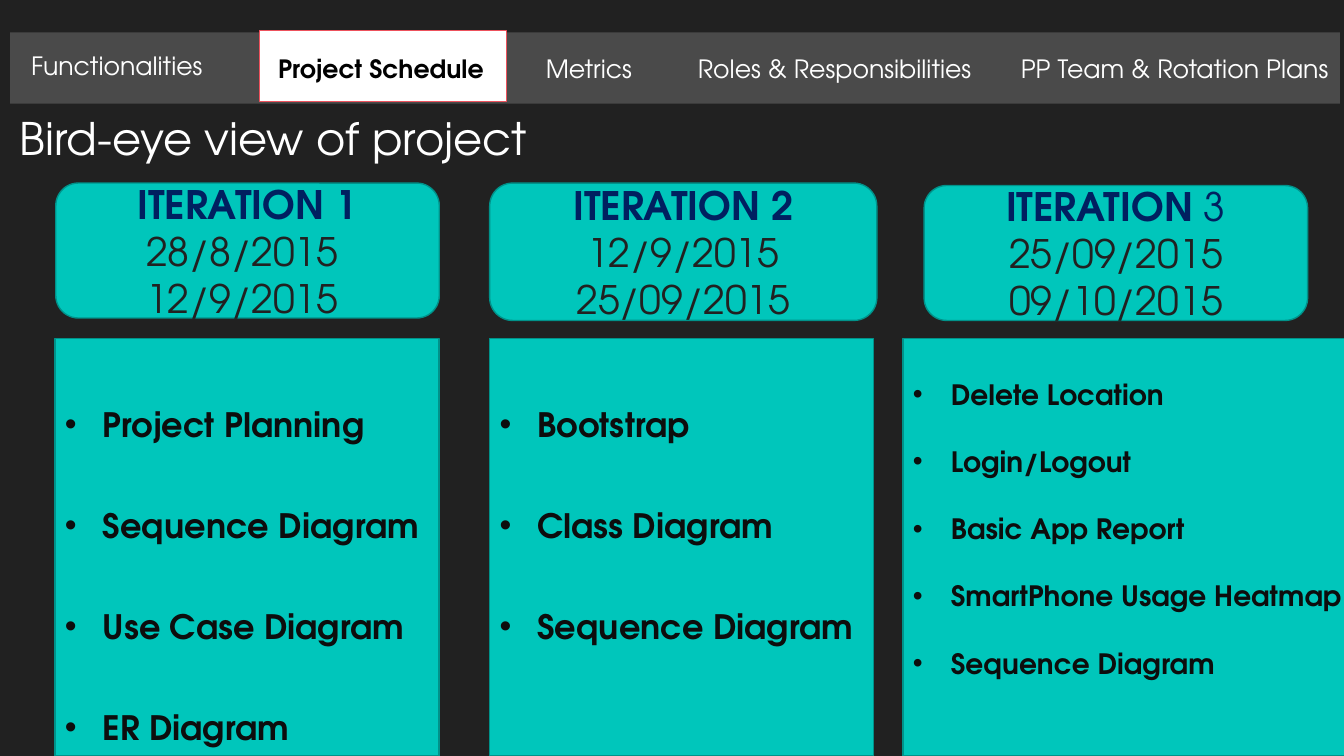
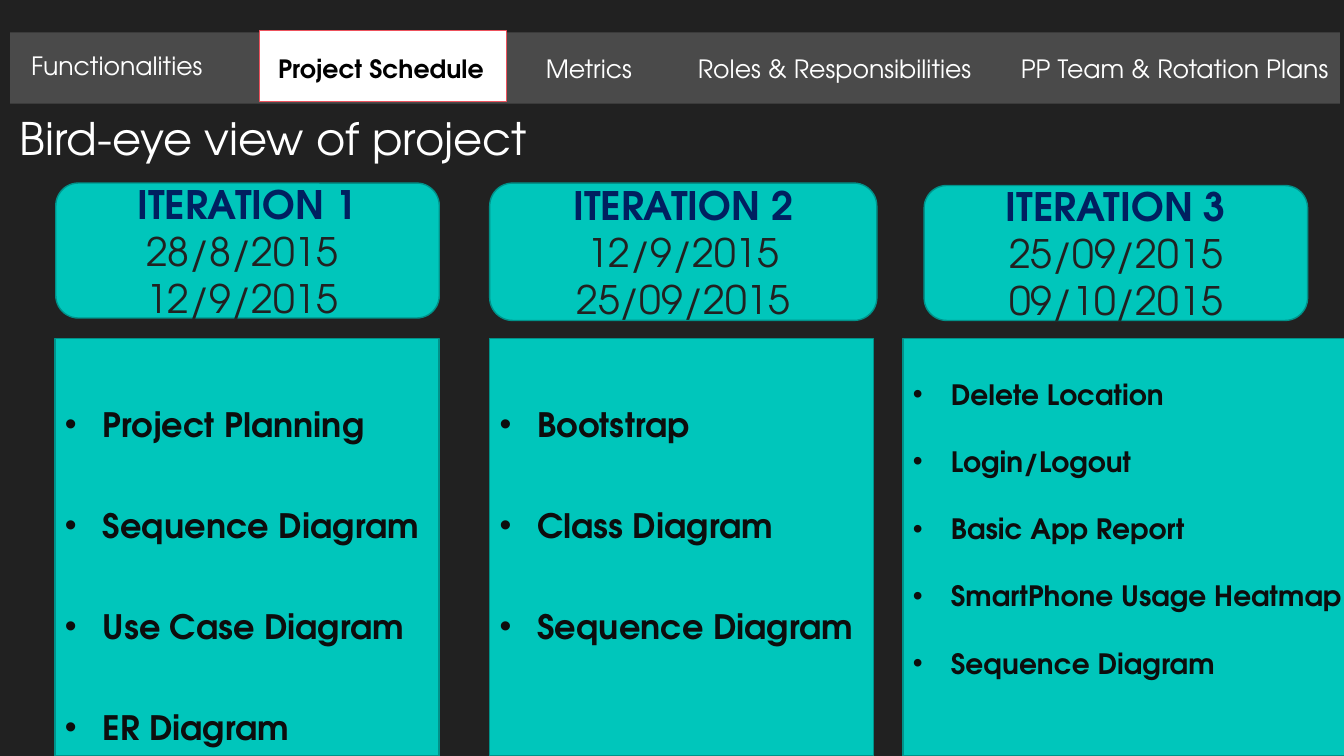
Before and after one commit to jerots/SMUAnalytics, a slide deck: slide 3 of presentations/pmReview.pptx. Drawn at 1344x756 pixels with LibreOffice and Linux fonts; fonts in the diff are those of the drawing. Boxes give left, top, right and bottom in pixels: in the first picture for what was removed or moved away, otherwise in the second. Text is boxed around its words. In the diff, an @@ line names an element or a change of style, - is before the commit and + after.

```diff
--- a/presentations/pmReview.pptx
+++ b/presentations/pmReview.pptx
@@ text in rounded rectangle at (x1=1006, y1=178, x2=1226, y2=222): bold on in "3" @@
```
Also in this commit, not shown: 2 other slides changed.
